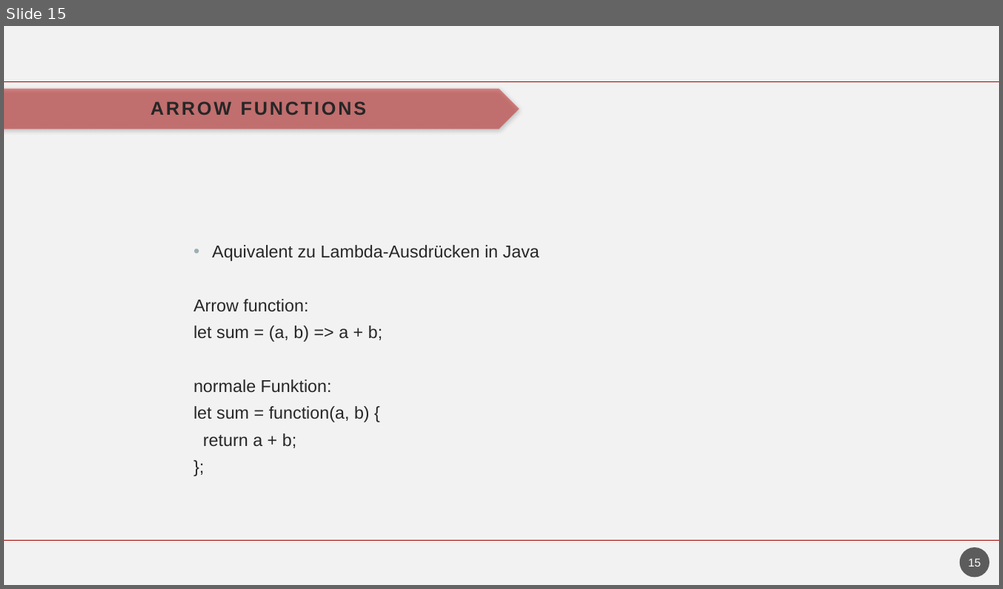
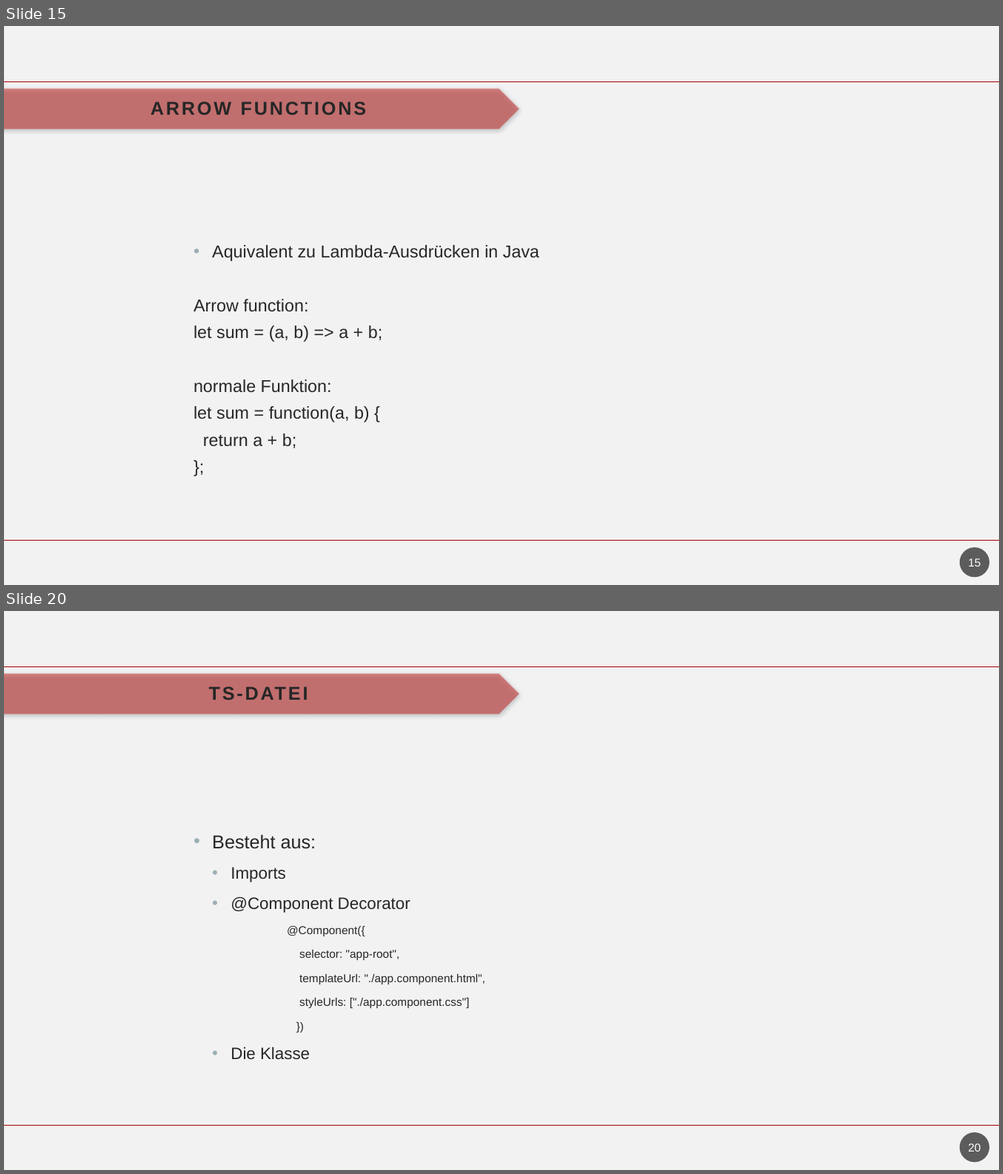
Before and after one commit to havrazO/Angular-Vortrag, a slide deck: vortrag/präsentation/entwurf/angular.pptm. Shown one above the other, each under a label of ours: slide 15 before the commit, slides 15 and 20 after it; the slides between them are not shown. The pictures are 1003x589 and 1003x1174 pixels, drawn with LibreOffice and Linux fonts; fonts in the diff are those of the drawing; background and template pictures are left out. Boxes give left, top, right and bottom in pixels: in the first picture for what was removed or moved away, otherwise in the second. Text is boxed around its words. In the diff, an @@ line names an element or a change of style, - is before the commit and + after.

```diff
--- a/vortrag/präsentation/entwurf/angular.pptm
+++ b/vortrag/präsentation/entwurf/angular.pptm
@@ slide 20 added at (4,611,999,1170), background #F2F2F2; not listed: 3 template elements that a slide beside it also shows @@
@@ title added at (15,674,501,714), 18 pt, text #262626, bold @@
+TS-DATEI
@@ text added at (212,834,486,1059), 11 pt, text #262626 @@
+• Besteht aus:
+  • Imports
+  • @Component Decorator
+  @Component({
+  selector: "app-root",
+  templateUrl: "./app.component.html",
+  styleUrls: ["./app.component.css"]
+  })
+  • Die Klasse
@@ page number added at (960,1133,990,1163), fill #1D1D1D at 70% opacity, 11 pt, text #FFFFFF @@
+20
```
Also in this commit, not shown: 1 slide changed, 9 other slides added, 3 other files.
